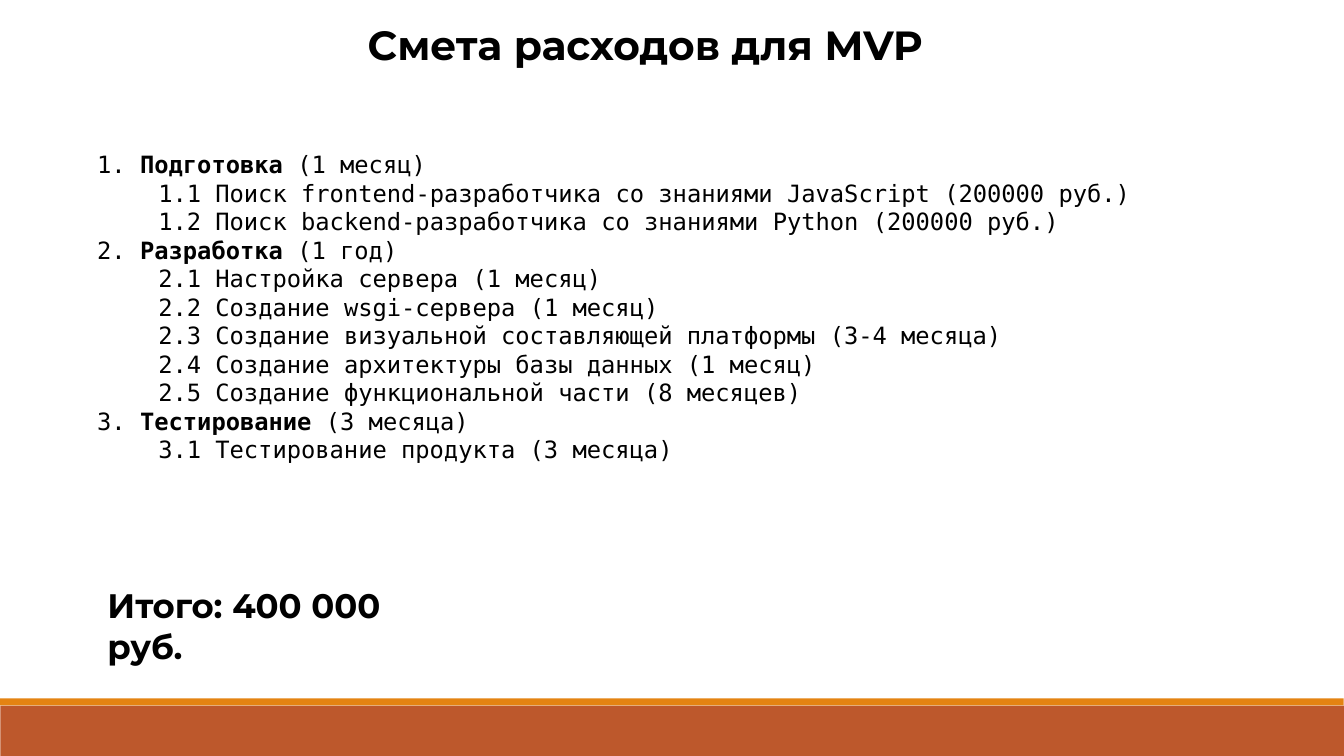
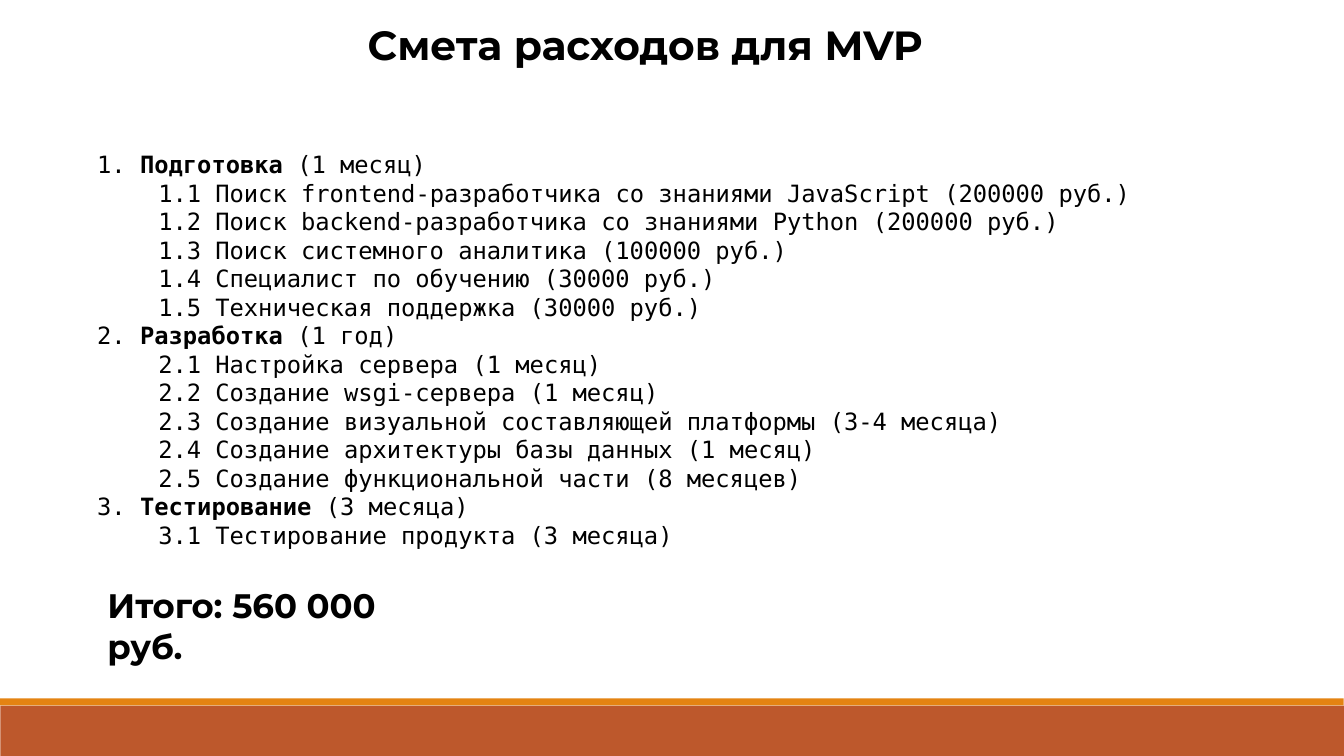
Before and after one commit to Raccoonn78/MagiCtr, a slide deck: slide 8 of Профессиональное ориентирование/кубыепта.pptx. Drawn at 1344x756 pixels with LibreOffice and Linux fonts; fonts in the diff are those of the drawing. Boxes give left, top, right and bottom in pixels: in the first picture for what was removed or moved away, otherwise in the second. Text is boxed around its words. In the diff, an @@ line names an element or a change of style, - is before the commit and + after.

```diff
--- a/Профессиональное ориентирование/кубыепта.pptx
+++ b/Профессиональное ориентирование/кубыепта.pptx
@@ text at (158,240,786,321): paragraphs added @@
+  1.3 Поиск системного аналитика (100000 руб.)
+  1.4 Специалист по обучению (30000 руб.)
+  1.5 Техническая поддержка (30000 руб.)
@@ text at (107,594,376,666): text changed @@
-Итого: 400 000 руб.
+Итого: 560 000 руб.
```
Also in this commit, not shown: 2 other slides changed, 2 other files.
